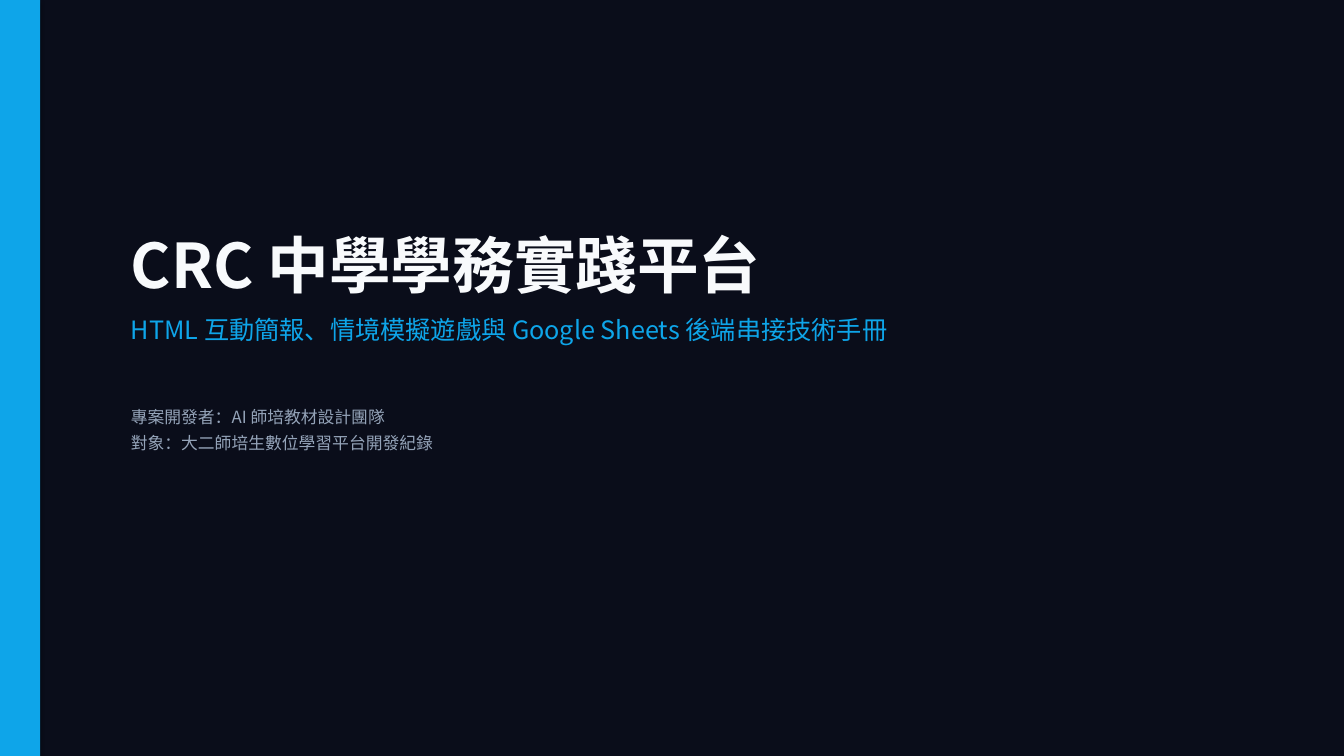
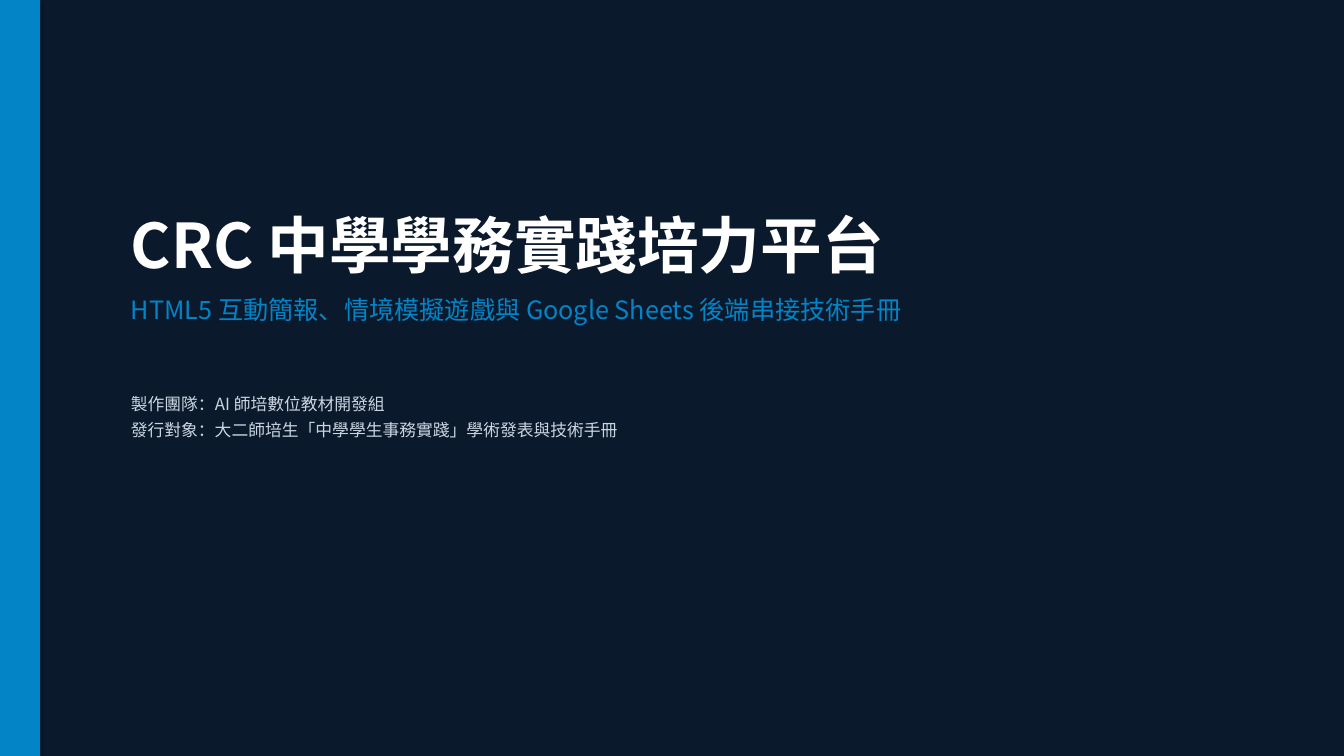
Before and after one commit to mchung2022/CRC2026, a slide deck: slide 1 of CRC_Project_Documentation.pptx. Drawn at 1344x756 pixels with LibreOffice and Linux fonts; fonts in the diff are those of the drawing. Boxes give left, top, right and bottom in pixels: in the first picture for what was removed or moved away, otherwise in the second. Text is boxed around its words. In the diff, an @@ line names an element or a change of style, - is before the commit and + after.

```diff
--- a/CRC_Project_Documentation.pptx
+++ b/CRC_Project_Documentation.pptx
@@ background #0A0D1A to #0B192C @@
@@ rectangle at (x1=0, y1=0, x2=40, y2=756): fill #0EA5E9 to #0284C7 @@
@@ text at (x1=131, y1=215, x2=902, y2=438): text changed; size 18 to 12 pt; text colour #0EA5E9 to #CBD5E1 @@
-CRC 中學學務實踐平台
-HTML 互動簡報、情境模擬遊戲與 Google Sheets 後端串接技術手冊
-專案開發者：AI 師培教材設計團隊
-對象：大二師培生數位學習平台開發紀錄
+CRC 中學學務實踐培力平台
+HTML5 互動簡報、情境模擬遊戲與 Google Sheets 後端串接技術手冊
+製作團隊：AI 師培數位教材開發組
+發行對象：大二師培生「中學學生事務實踐」學術發表與技術手冊
```
Also in this commit, not shown: 8 other slides changed, 1 slide added.
